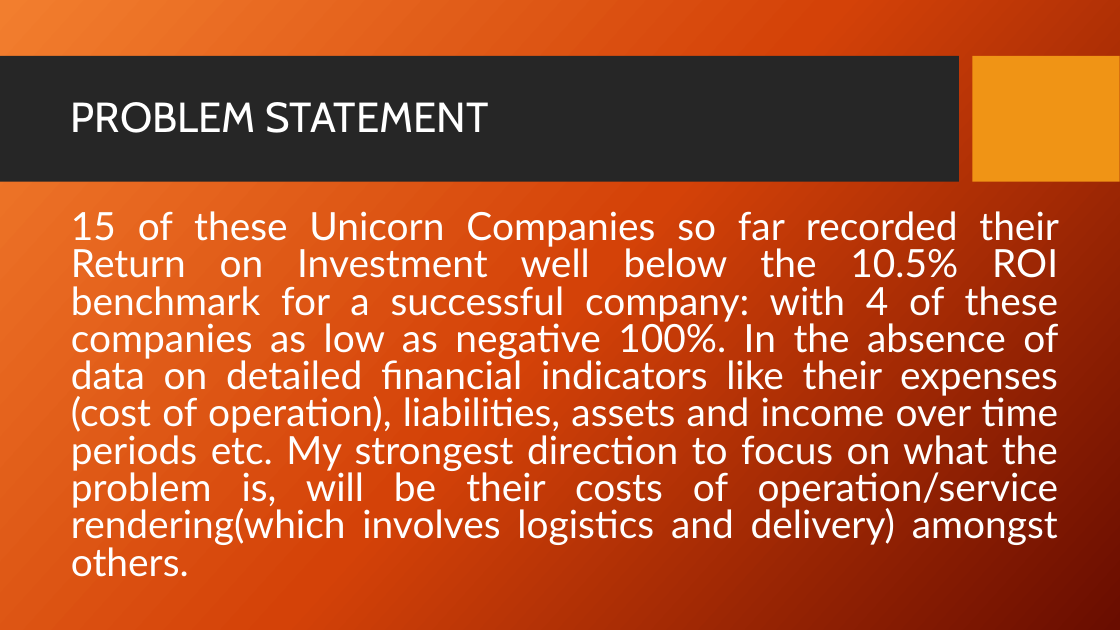
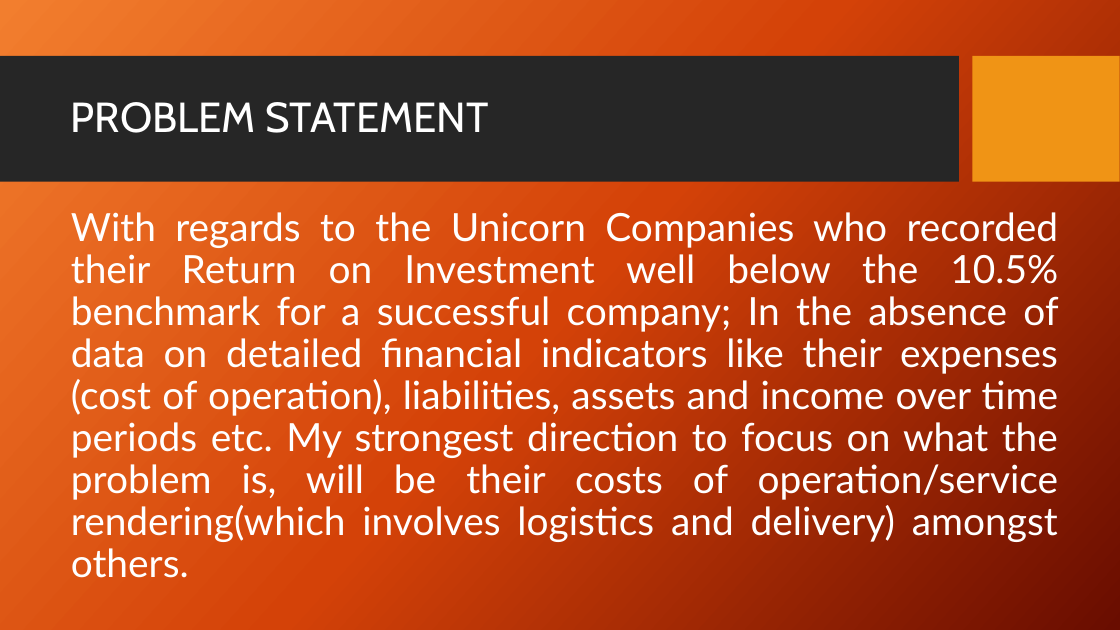
Before and after one commit to Nnamd1/Quantum-Analytics, a slide deck: slide 10 of NNAMDI LEONARD'S PROJECT - POWERPOINT.pptx. Drawn at 1120x630 pixels with LibreOffice and Linux fonts; fonts in the diff are those of the drawing; background and template pictures are left out. Boxes give left, top, right and bottom in pixels: in the first picture for what was removed or moved away, otherwise in the second. Text is boxed around its words. In the diff, an @@ line names an element or a change of style, - is before the commit and + after.

```diff
--- a/NNAMDI LEONARD'S PROJECT - POWERPOINT.pptx
+++ b/NNAMDI LEONARD'S PROJECT - POWERPOINT.pptx
@@ text at <box>71,212,1059,578</box>: text changed @@
-15 of these Unicorn Companies so far recorded their Return on Investment well below the 10.5% ROI benchmark for a successful company: with 4 of these companies as low as negative 100%. In the absence of data on detailed financial indicators like their expenses (cost of operation), liabilities, assets and income over time periods etc. My strongest direction to focus on what the problem is, will be their costs of operation/service rendering(which involves logistics and delivery) amongst others.
+With regards to the Unicorn Companies who recorded their Return on Investment well below the 10.5% benchmark for a successful company; In the absence of data on detailed financial indicators like their expenses (cost of operation), liabilities, assets and income over time periods etc. My strongest direction to focus on what the problem is, will be their costs of operation/service rendering(which involves logistics and delivery) amongst others.
```
